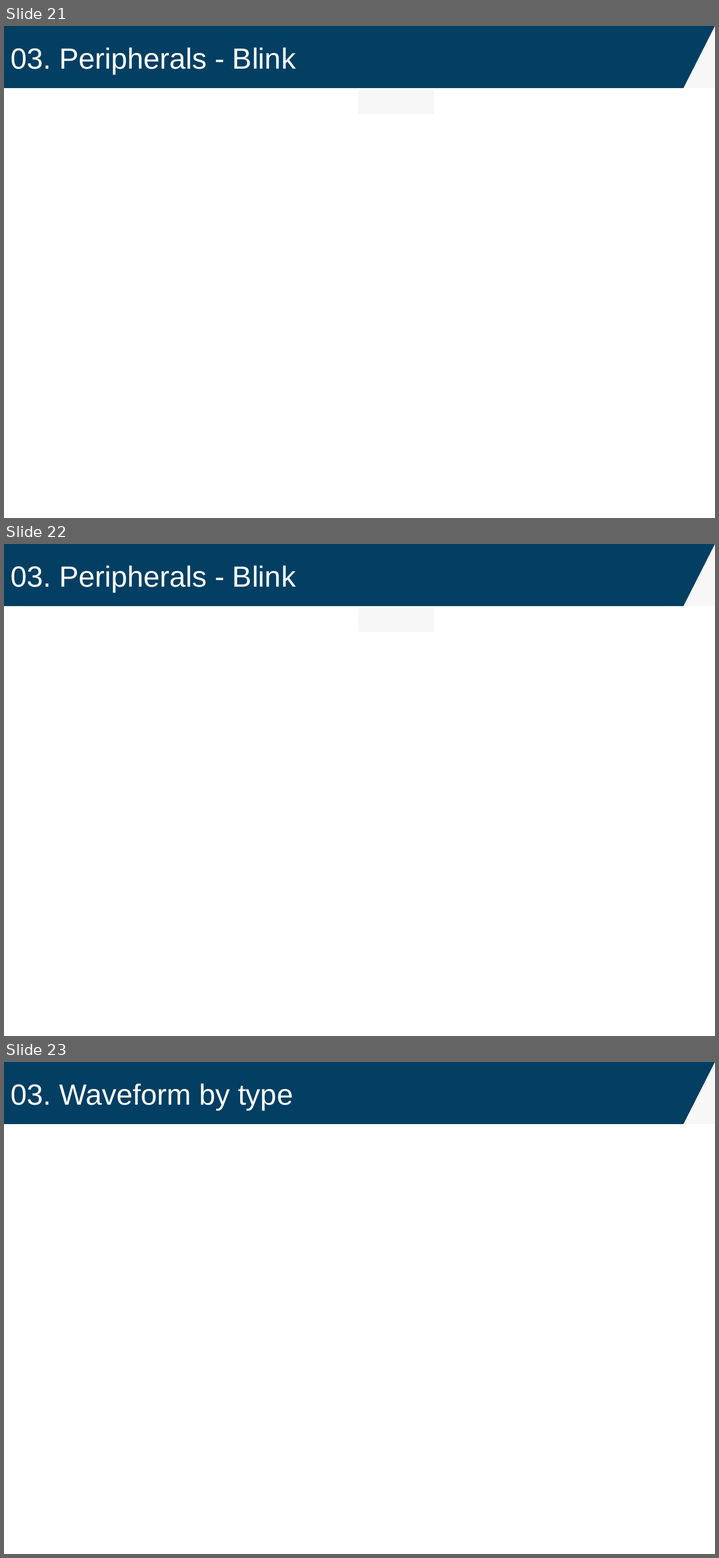
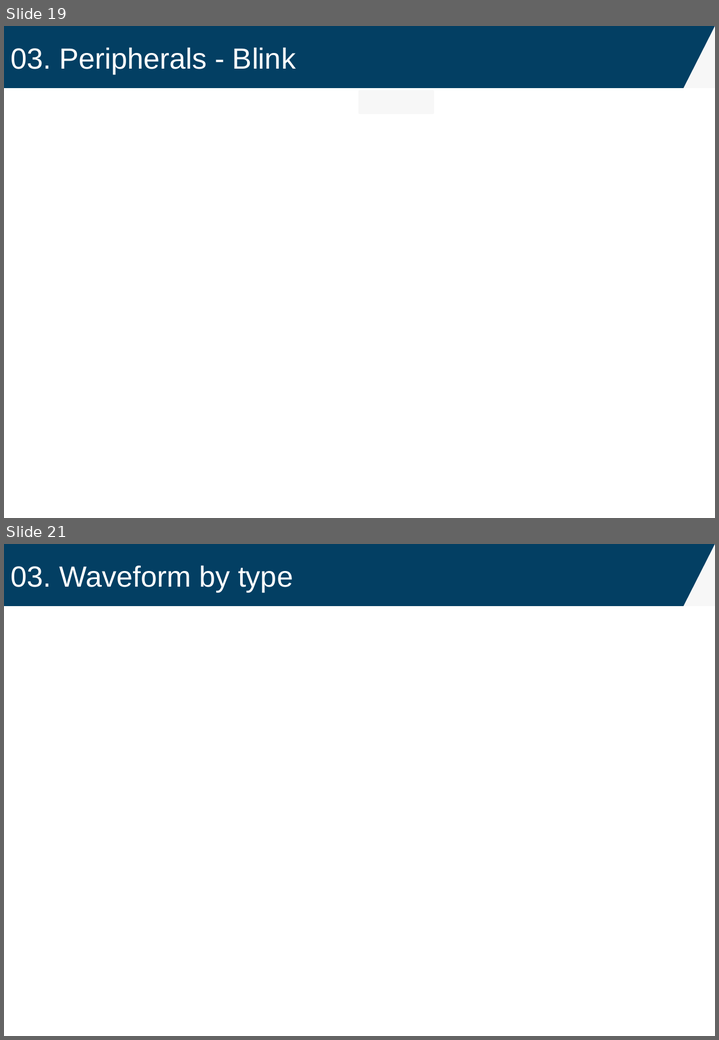
Before and after one commit to oriraccoon/Harman_ComputerArchitecture, a slide deck: RISC-V MultiCycle CPU Peripherals_김지환.pptx. Shown one above the other, each under a label of ours: slides 21, 22 and 23 before the commit, slides 19 and 21 after it; the slides between them are not shown. The pictures are 719x1558 and 719x1040 pixels, drawn with LibreOffice and Linux fonts; fonts in the diff are those of the drawing. Boxes give left, top, right and bottom in pixels: in the first picture for what was removed or moved away, otherwise in the second. Text is boxed around its words. In the diff, an @@ line names an element or a change of style, - is before the commit and + after.

```diff
--- a/RISC-V MultiCycle CPU Peripherals_김지환.pptx
+++ b/RISC-V MultiCycle CPU Peripherals_김지환.pptx
@@ slide 22 removed at [4,544,715,1036], background #FFFFFF @@
@@ rectangle removed at [4,544,715,606] @@
@@ right triangle removed at [683,544,715,606] @@
@@ text removed at [10,566,296,592] @@
-03. Peripherals - Blink
@@ rectangle removed at [360,609,433,630] @@
@@ what was slide 21 is now slide 19 @@
@@ what was slide 23 is now slide 21 @@
```
Also in this commit, not shown: 2 slides changed, 14 other slides removed, 2 other files.
